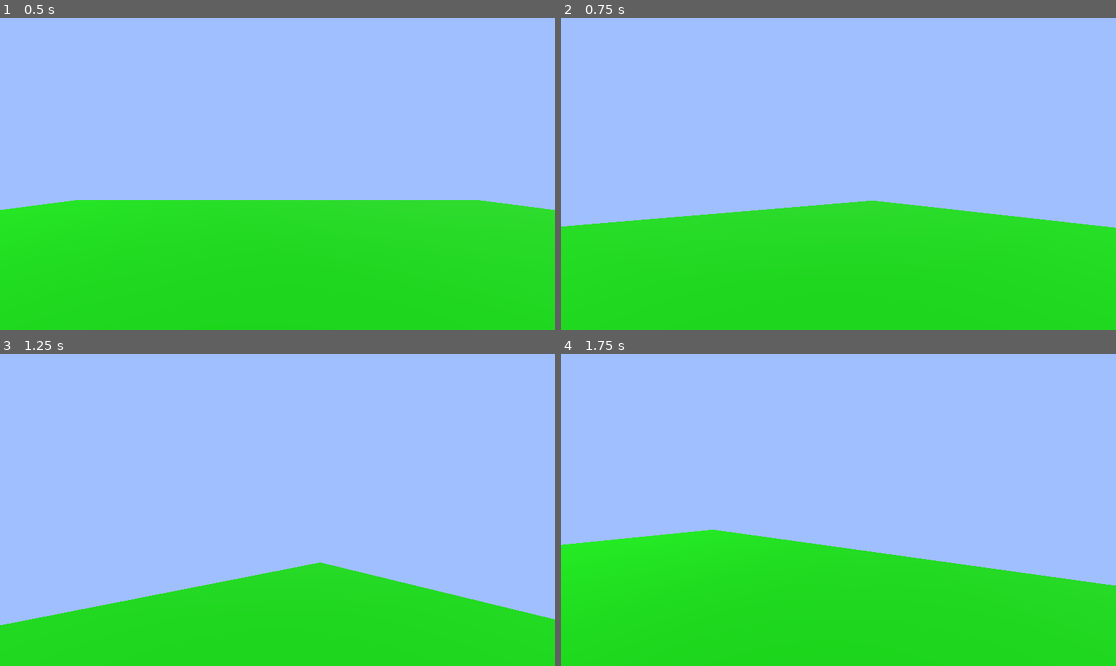
Above: before the commit, frames 1-4 (two rows, left to right).
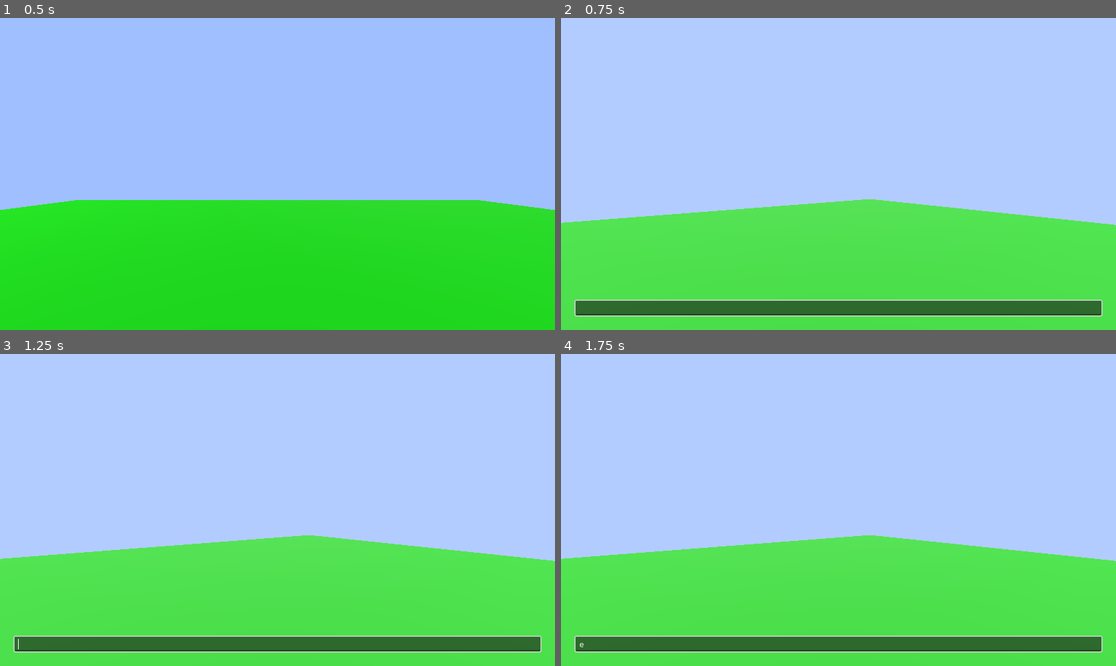
Above: after the commit, the same moments.

Repository: noahssarcastic/3d-text-adv
Game: Godot game, scene res://main.tscn
The game is run twice, just before and just after one commit, with the same random seed, the same clock (stepped at 60 frames per second) and the same inputs.
Inputs (mouse positions are in pixels of both pictures, inside the frame that each line leads up to):
- Up to frame 1 (0.5 s): no input
- Up to frame 2 (0.75 s): tap Enter at 0.5 s; move the mouse to (866, 174) at 0.52 s; hold W (move_forward) from 0.53 s (still down); hold E (interact) from 0.53 s (still down)
- Up to frame 3 (1.25 s): keep holding W (move_forward); keep holding E (interact); tap Space (move_jump) at 0.77 s
- Up to frame 4 (1.75 s): keep holding W (move_forward); move the mouse to (810, 510) at 1.27 s; release E (interact) at 1.28 s; tap E (interact) at 1.35 s; tap Space (move_jump) at 1.52 s

Frame 1 is identical in both runs. In frame 2, 38% of the frame differs, in the area x 0-100%, y 58-100%; in frame 3, 38%; in frame 4, 40%, in the area x 0-100%, y 56-100%.

Commit message:
Add state machine for menu state

Diff:
--- a/main.gd
+++ b/main.gd
@@ -1,16 +1,37 @@
-extends Node
+class_name Main extends Node
 
 
 @onready var pause_menu:PauseMenu = $UI/PauseMenu
+@onready var prompt: Prompt = $UI/Prompt
+
+
+static var MENU_STATE_GAME: GameplayMenuState = GameplayMenuState.new()
+static var MENU_STATE_PAUSED: PausedMenuState = PausedMenuState.new()
+static var MENU_STATE_PROMPT: PromptMenuState = PromptMenuState.new()
+
+var state: BaseMenuState:
+	set(new_state):
+		if state:
+			state.exit(self)
+		state = new_state
+		state.enter(self)
 
 
 func _ready():
-	Input.mouse_mode = Input.MOUSE_MODE_CAPTURED
-	pause_menu.opened.connect(func():
-		get_tree().paused = true
-		Input.mouse_mode = Input.MOUSE_MODE_VISIBLE
+	state = MENU_STATE_GAME
+
+	pause_menu.resume_clicked.connect(func():
+		state = MENU_STATE_GAME
 	)
-	pause_menu.closed.connect(func():
-		get_tree().paused = false
-		Input.mouse_mode = Input.MOUSE_MODE_CAPTURED
+
+	prompt.prompt_submitted.connect(func(text: String):
+		print(text)
+		state = MENU_STATE_GAME
 	)
+
+
+func _input(event):
+	if event.is_action_pressed("esc"):
+		state.handle_esc(self)
+	if event.is_action_pressed("interact"):
+		state.handle_interact(self)
--- a/main.tscn
+++ b/main.tscn
@@ -17,6 +17,7 @@
 size = Vector2(20, 20)
 
 [node name="Main" type="Node"]
+process_mode = 3
 script = ExtResource("1_ko1lj")
 
 [node name="World" type="Node" parent="."]
--- /dev/null
+++ b/menu_state/base.gd
@@ -0,0 +1,17 @@
+class_name BaseMenuState extends Object
+
+
+func enter(_context: Main) -> void:
+	pass
+
+
+func handle_esc(_context: Main) -> void:
+	pass
+
+
+func handle_interact(_context: Main) -> void:
+	pass
+
+
+func exit(_context: Main) -> void:
+	pass
--- /dev/null
+++ b/menu_state/gameplay.gd
@@ -0,0 +1,17 @@
+class_name GameplayMenuState extends BaseMenuState
+
+
+func enter(_context: Main) -> void:
+	Input.mouse_mode = Input.MOUSE_MODE_CAPTURED
+
+
+func handle_esc(context: Main) -> void:
+	context.state = context.MENU_STATE_PAUSED
+
+
+func handle_interact(context: Main) -> void:
+	context.state = context.MENU_STATE_PROMPT
+
+
+func exit(_context: Main) -> void:
+	pass
--- /dev/null
+++ b/menu_state/paused.gd
@@ -0,0 +1,20 @@
+class_name PausedMenuState extends BaseMenuState
+
+
+func enter(context: Main) -> void:
+	Input.mouse_mode = Input.MOUSE_MODE_VISIBLE
+	context.get_tree().paused = true
+	context.pause_menu.open()
+
+
+func handle_esc(context: Main) -> void:
+	context.state = context.MENU_STATE_GAME
+
+
+func handle_interact(_context: Main) -> void:
+	pass
+
+
+func exit(context: Main) -> void:
+	context.get_tree().paused = false
+	context.pause_menu.close()
--- /dev/null
+++ b/menu_state/prompt.gd
@@ -0,0 +1,19 @@
+class_name PromptMenuState extends BaseMenuState
+
+
+func enter(context: Main) -> void:
+	context.get_tree().paused = true
+	context.prompt.open()
+
+
+func handle_esc(context: Main) -> void:
+	context.state = context.MENU_STATE_GAME
+
+
+func handle_interact(_context: Main) -> void:
+	pass
+
+
+func exit(context: Main) -> void:
+	context.get_tree().paused = false
+	context.prompt.close()
--- a/pause_menu.gd
+++ b/pause_menu.gd
@@ -1,38 +1,25 @@
-class_name PauseMenu
-extends Control
+class_name PauseMenu extends Control
 
 
 @onready var _resume_button: Button = $VBoxContainer/Resume
 @onready var _quit_button: Button = $VBoxContainer/Quit
 
-var is_paused: bool = false:
-	set(new_state):
-		is_paused = new_state
-		_pause() if is_paused else _unpause()
+signal resume_clicked
 
-signal opened
-signal closed
 
 func _ready():
 	self.visible = false
 	_resume_button.pressed.connect(func():
-		is_paused = false
+		resume_clicked.emit()
 	)
 	_quit_button.pressed.connect(func():
 		get_tree().quit()
 	)
 
 
-func _input(event):
-	if event.is_action_pressed("pause"):
-		is_paused = !is_paused
+func open() -> void:
+	self.visible = true
 
 
-func _pause() -> void:
-	self.visible = true
-	opened.emit()
-
-
-func _unpause() -> void:
+func close() -> void:
 	self.visible = false
-	closed.emit()
--- a/project.godot
+++ b/project.godot
@@ -50,7 +50,7 @@
 "events": [Object(InputEventKey,"resource_local_to_scene":false,"resource_name":"","device":-1,"window_id":0,"alt_pressed":false,"shift_pressed":false,"ctrl_pressed":false,"meta_pressed":false,"pressed":false,"keycode":0,"physical_keycode":69,"key_label":0,"unicode":101,"echo":false,"script":null)
 ]
 }
-pause={
+esc={
 "deadzone": 0.5,
 "events": [Object(InputEventKey,"resource_local_to_scene":false,"resource_name":"","device":-1,"window_id":0,"alt_press …(182 unchanged characters)…
 ]
--- a/prompt.gd
+++ b/prompt.gd
@@ -1,5 +1,26 @@
-extends Control
+class_name Prompt extends Control
+
+
+@onready var _line_edit: LineEdit = $MarginContainer/LineEdit
+
+
+signal prompt_submitted(text: String)
 
 
 func _ready():
-	visible = false
+	self.visible = false
+	_line_edit.text_submitted.connect(func(text: String):
+		prompt_submitted.emit(text)
+	)
+
+
+func open() -> void:
+	await get_tree().create_timer(0.1).timeout
+	_line_edit.clear()
+	_line_edit.grab_focus()
+	self.visible = true
+
+
+func close() -> void:
+	self.visible = false
+	_line_edit.clear()
--- a/ui.tscn
+++ b/ui.tscn
@@ -12,6 +12,7 @@
 grow_vertical = 2
 
 [node name="Prompt" type="Control" parent="."]
+visible = false
 layout_mode = 1
 anchors_preset = 15
 anchor_right = 1.0
@@ -46,4 +47,5 @@
 layout_mode = 2
 
 [node name="PauseMenu" parent="." instance=ExtResource("2_3s6lc")]
+visible = false
 layout_mode = 1
